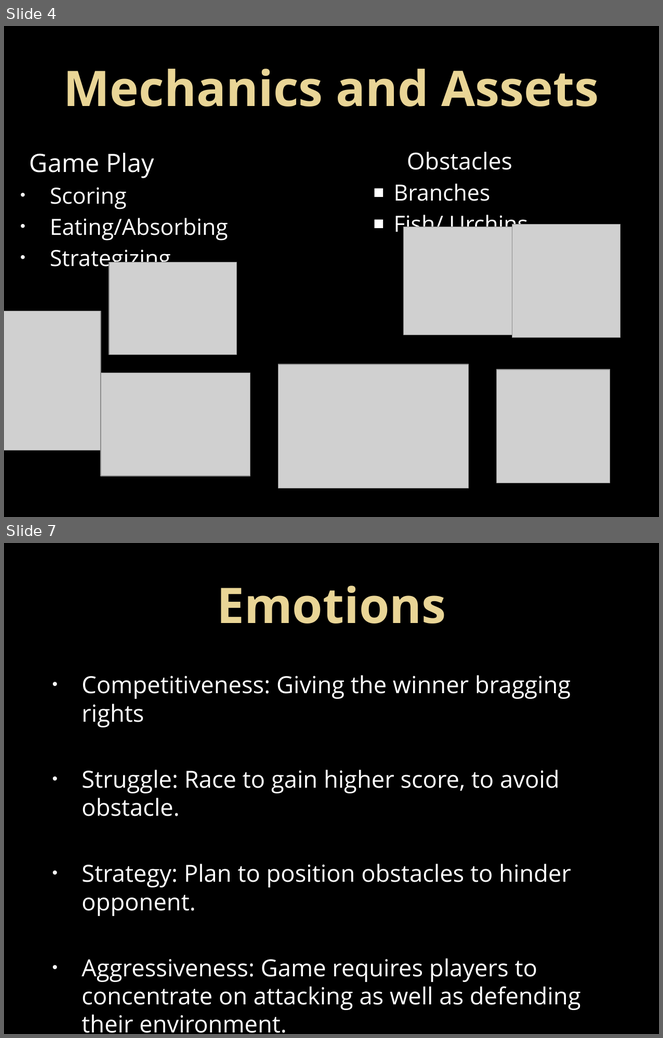
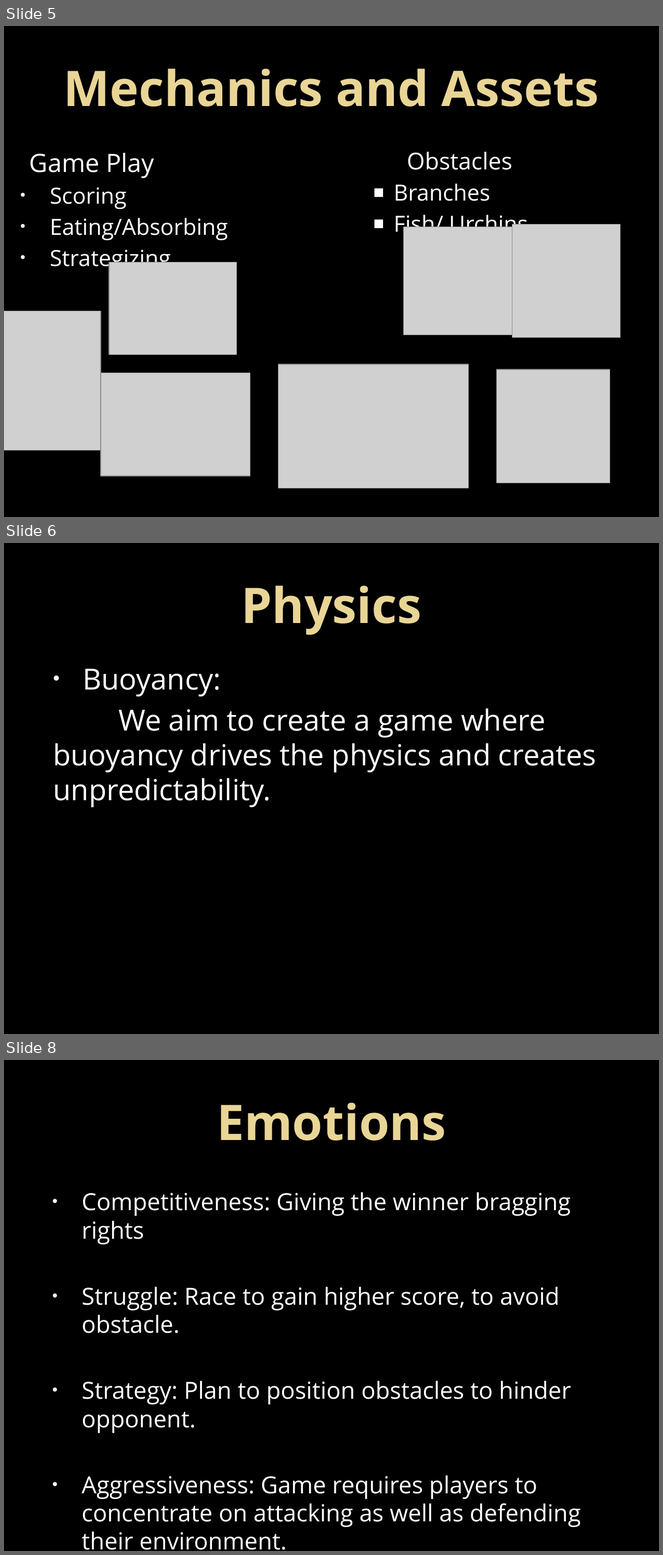
Before and after one commit to UoSGamesGroups/second-semester-level-4-5-s2-group-13, a slide deck: Group 13 Powerpoint presentation2.pptx. Shown one above the other, each under a label of ours: slides 4 and 7 before the commit, slides 5, 6 and 8 after it; the slides between them are not shown. The pictures are 663x1038 and 663x1555 pixels, drawn with LibreOffice and Linux fonts; fonts in the diff are those of the drawing; grey boxes stand for pictures. Boxes give left, top, right and bottom in pixels: in the first picture for what was removed or moved away, otherwise in the second. Text is boxed around its words. In the diff, an @@ line names an element or a change of style, - is before the commit and + after.

```diff
--- a/Group 13 Powerpoint presentation2.pptx
+++ b/Group 13 Powerpoint presentation2.pptx
@@ slide 6 added at [4, 543, 659, 1034], background #000000 @@
@@ title added at [242, 586, 422, 635], 54 pt, text gradient #EAD696 to #E7D081, bold @@
+Physics
@@ text added at [53, 669, 597, 808], 32 pt, text #FFFFFF @@
+• Buoyancy:
+We aim to create a game where buoyancy drives the physics and creates unpredictability.
@@ what was slide 4 is now slide 5 @@
@@ what was slide 7 is now slide 8 @@
```
Also in this commit, not shown: 4 slides changed, 1 slide removed.
